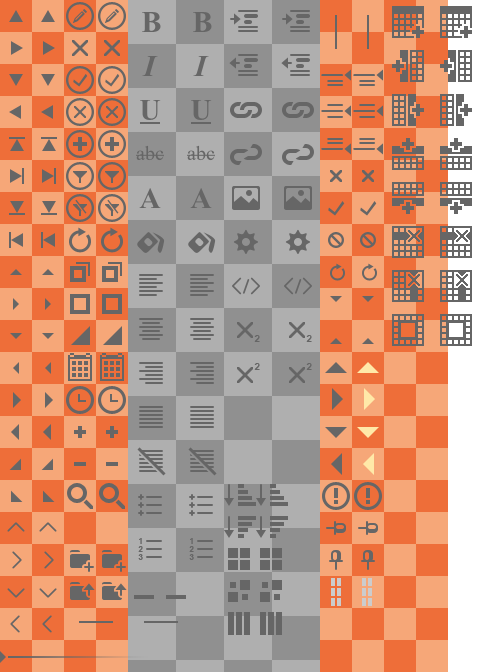
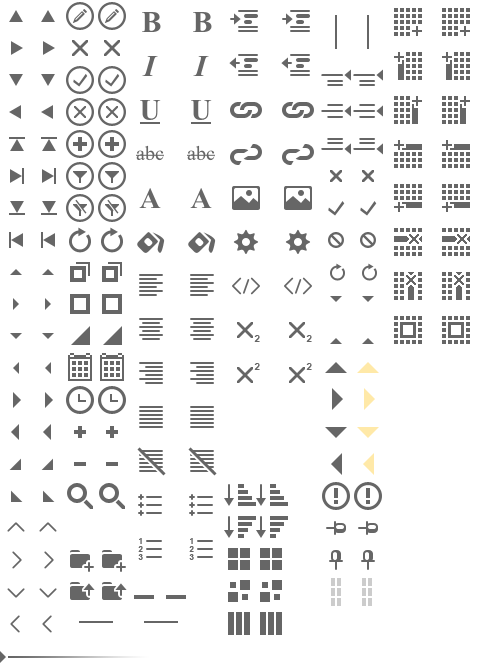
Layer changes from the first 480×672 image to the second:
painted on "table hover" over [440, 6, 472, 346]
painted on "table" over [392, 6, 424, 346]
hid "Layer 5 copy" over [224, 0, 320, 672]
hid "Layer 5" over [128, 0, 224, 672]
hid "Layer 4" over [0, 0, 448, 672]
hid "Layer 1 copy" over [0, 0, 384, 672]
hid "Layer 1" over [0, 0, 384, 672]
